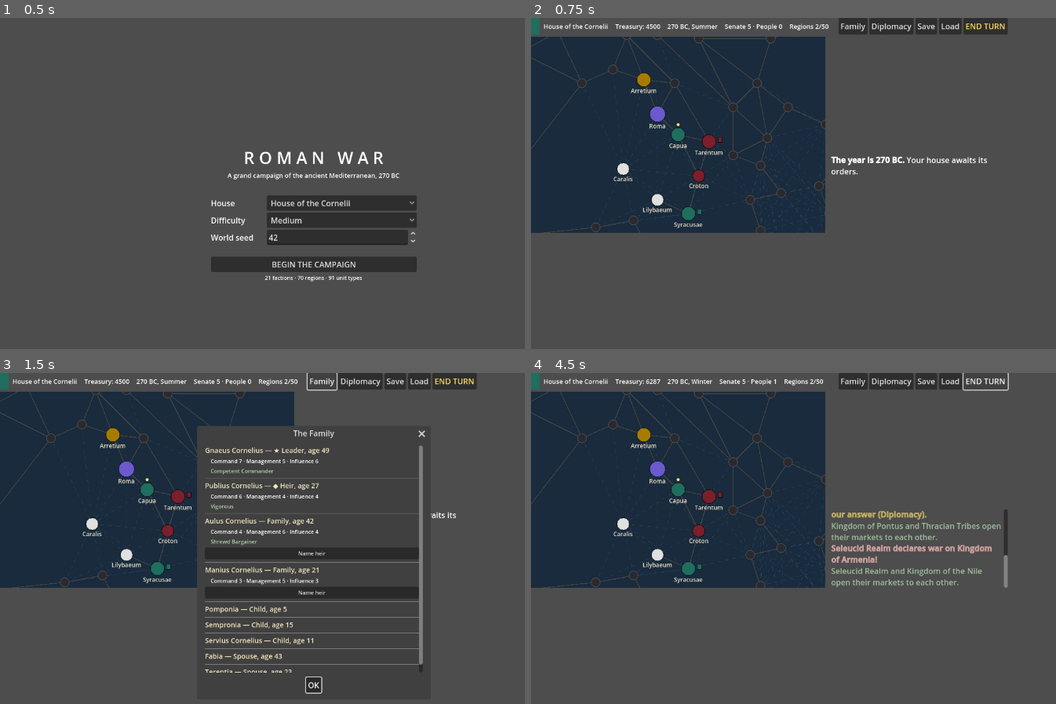
Above: before the commit, frames 1-4 (two rows, left to right).
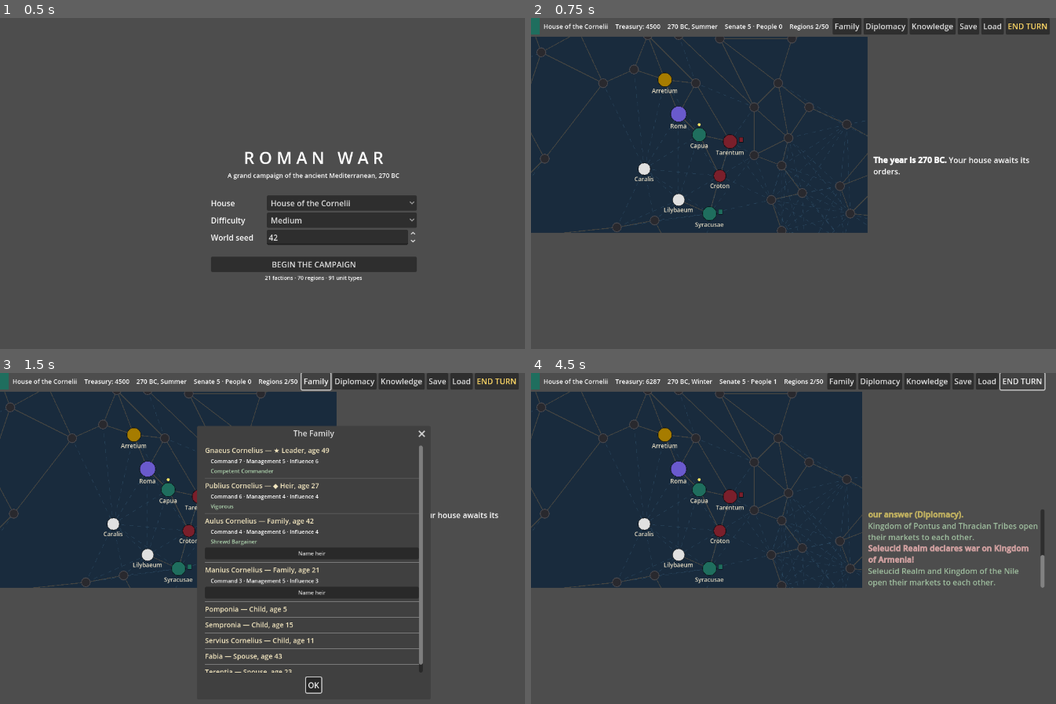
Above: after the commit, the same moments.

Repository: zhynek/Roman-War
Game: Godot game, scene res://src/ui/main.tscn
The game is run twice, just before and just after one commit, with the same random seed, the same clock (stepped at 60 frames per second) and the same inputs.
Inputs (mouse positions are in pixels of both pictures, inside the frame that each line leads up to):
- Up to frame 1 (0.5 s): no input
- Up to frame 2 (0.75 s): click "BEGIN THE CAMPAIGN" at 0.5 s
- Up to frame 3 (1.5 s): click "Family" at 1.25 s
- Up to frame 4 (4.5 s): click "Diplomacy" at 2 s; click (935, 382) at 2.75 s, where only the run after the commit has a clickable "Knowledge"; click "OK" at 3.5 s; click "END TURN" at 4.25 s

Frame 1 is identical in both runs. In frame 2, 9.7% of the frame differs, in the area x 0-99%, y 0-65%; in frame 3, 4.7%; in frame 4, 10%.

Commit message:
Knowledge scroll, report news, and the spy's steal-craft action
New KnowledgePanel (bar button 'Knowledge'): reform pressure with its live
military discount, programs in progress, crafts known of — priced, gated
with a human-readable wants line, adopt button, and each craft's
historical_basis prose — and the practiced list with effect summaries.
Turn log: own adoptions (crisis-colored under reform pressure), own
originations, word arriving from foreign courts; foreign courts' completed
adoptions appear as world news (half-built programs stay secret — that is
what spies are for). Region panel: a spy standing in a foreign city offers
'Steal the craft' with exposed odds over the owner's practiced-but-unknown
techniques. UI smoke test opens the scroll. 145 tests green, clean boot.

Diff:
--- a/src/ui/campaign_screen.gd
+++ b/src/ui/campaign_screen.gd
@@ -13,6 +13,7 @@
 var region_panel: RegionPanel
 var family_panel: FamilyPanel
 var diplomacy_panel: DiplomacyPanel
+var knowledge_panel: KnowledgePanel
 var report_log: RichTextLabel
 var top_labels := {}
 var top_swatch: ColorRect
@@ -63,6 +64,7 @@
 	region_panel.scout_requested.connect(_scout_order)
 	region_panel.assassinate_requested.connect(_assassinate_order)
 	region_panel.bribe_requested.connect(_bribe_order)
+	region_panel.steal_requested.connect(_steal_order)
 	scroll.add_child(region_panel)
 
 	report_log = RichTextLabel.new()
@@ -78,6 +80,10 @@
 	diplomacy_panel = DiplomacyPanel.new()
 	diplomacy_panel.stance_changed.connect(refresh)
 	add_child(diplomacy_panel)
+
+	knowledge_panel = KnowledgePanel.new()
+	knowledge_panel.knowledge_changed.connect(refresh)
+	add_child(knowledge_panel)
 
 	_log("[b]The year is 270 BC.[/b] Your house awaits its orders.")
 	# Centering must wait for the first layout, or it centers on the map's
@@ -104,6 +110,7 @@
 	bar.add_child(_spacer())
 	bar.add_child(_bar_button("Family", func(): family_panel.open_for(game)))
 	bar.add_child(_bar_button("Diplomacy", func(): diplomacy_panel.open_for(game)))
+	bar.add_child(_bar_button("Knowledge", func(): knowledge_panel.open_for(game)))
 	bar.add_child(_bar_button("Save", _save_game))
 	bar.add_child(_bar_button("Load", _load_game))
 	var end_turn := _bar_button("END TURN", _end_turn)
@@ -219,6 +226,20 @@
 				% target["name"])
 		elif result.get("attempted", false):
 			_log("The attempt on %s failed; our man slipped away." % target["name"])
+		refresh())
+
+
+func _steal_order(agent_id: String, technique_id: String) -> void:
+	var technique_name: String = game.data.techniques.get(technique_id, {}).get("name", technique_id)
+	_confirm("Send our informer after the secrets of %s? Failure may cost us the man." % technique_name, func():
+		var result := game.agent_steal_technique(agent_id, technique_id)
+		if result.get("success", false):
+			_log("[color=#80a0c0][b]The drawings of %s are ours.[/b] Taking it up will come cheaper now (Knowledge).[/color]"
+				% technique_name)
+		elif result.get("agent_lost", false):
+			_log("[color=#e0a060]Our informer was taken copying the secrets of %s.[/color]" % technique_name)
+		elif result.get("attempted", false):
+			_log("Our informer came away empty-handed; the %s secrets are still kept." % technique_name)
 		refresh())
 
 
@@ -404,8 +425,36 @@
 		elif notice.has("ancillary"):
 			detail = " — " + String(game.data.ancillaries.get(notice["ancillary"], {}).get("name", notice["ancillary"]))
 		_log("[color=#80b080]%s: %s%s[/color]" % [String(notice["kind"]).replace("_", " "), who, detail])
+	_log_knowledge_news(report)
 	_log_starved_sieges(report)
 	_log_world_news(report)
+
+
+func _log_knowledge_news(report: Dictionary) -> void:
+	## The player's own court in full; foreign courts only when a craft is
+	## institutionalized (a fleet with boarding bridges is visible to all —
+	## rumors and half-built programs are what spies are for).
+	var player: String = game.state["player_faction"]
+	for event in report["knowledge"]:
+		var technique_name: String = game.data.techniques.get(event.get("technique", ""), {}).get("name", event.get("technique", ""))
+		var faction_id := String(event.get("faction", ""))
+		match String(event.get("kind", "")):
+			"technique_adopted":
+				if faction_id == player:
+					var crisis: bool = float(game.state["factions"][player].get("reform_pressure", 0.0)) > 0.0
+					var color := "#e0a060" if crisis else "#c0b060"
+					_log("[color=%s][b]Our craftsmen now practice %s.[/b][/color]" % [color, technique_name])
+				else:
+					_log("[color=#9090d0]%s now practices %s.[/color]"
+						% [_faction_name(faction_id), technique_name])
+			"technique_originated":
+				if faction_id == player:
+					_log("[color=#c0b060][b]Our own people have devised %s![/b][/color] The court may take it up (Knowledge)."
+						% technique_name)
+			"technique_spread":
+				if faction_id == player:
+					_log("[color=#80a0c0]Word of %s reaches our court from %s (Knowledge).[/color]"
+						% [technique_name, _faction_name(String(event.get("from", "")))])
 
 
 func _log_starved_sieges(report: Dictionary) -> void:
--- /dev/null
+++ b/src/ui/panels/knowledge_panel.gd
@@ -0,0 +1,165 @@
+class_name KnowledgePanel
+extends AcceptDialog
+## The knowledge scroll: what the house practices, what its craftsmen are
+## institutionalizing, and what its court merely knows of — each with the
+## price of taking it up and the true story the craft is drawn from. Reads
+## Game.technique_overview(); acting goes through Game.begin_adoption.
+
+signal knowledge_changed
+
+const DOMAIN_NAMES := {
+	"military_engineering": "Military Engineering", "naval": "Seacraft",
+	"agrarian": "Husbandry", "hydraulic_civic": "Waters & Works",
+	"metallurgy_craft": "Metal & Craft", "medicine": "Medicine",
+	"scholarship_statecraft": "Scholarship & Statecraft",
+	"logistics_trade": "Roads & Trade",
+}
+
+var game: Game
+var _content: VBoxContainer
+
+
+func _init() -> void:
+	title = "Knowledge of the Age"
+	min_size = Vector2i(520, 560)
+	var scroll := ScrollContainer.new()
+	scroll.custom_minimum_size = Vector2(490, 500)
+	_content = VBoxContainer.new()
+	_content.size_flags_horizontal = Control.SIZE_EXPAND_FILL
+	scroll.add_child(_content)
+	add_child(scroll)
+
+
+func open_for(current_game: Game) -> void:
+	game = current_game
+	_rebuild()
+	popup_centered()
+
+
+func _rebuild() -> void:
+	for child in _content.get_children():
+		_content.remove_child(child)
+		child.queue_free()
+
+	var overview := game.technique_overview()
+	var pressure := float(overview["reform_pressure"])
+	if pressure > 0.0:
+		var ratio := KnowledgeRules.pressure_ratio(game.data,
+			game.state["factions"][game.state["player_faction"]])
+		_line("Reform pressure: %.1f — defeat argues for new arms (military crafts %d%% cheaper)"
+			% [pressure, int(round(ratio * float(game.data.balance["knowledge"]["reform_military_discount_pct_at_max"])))],
+			14, Color(0.9, 0.6, 0.5))
+		_content.add_child(HSeparator.new())
+
+	var adopted: Array = []
+	var adopting: Array = []
+	var aware: Array = []
+	for entry in overview["entries"]:
+		match String(entry["stage"]):
+			"adopted": adopted.append(entry)
+			"adopting": adopting.append(entry)
+			_: aware.append(entry)
+
+	if not adopting.is_empty():
+		_line("Being taken up", 15, Color(0.95, 0.9, 0.75))
+		for entry in adopting:
+			_line("%s — %s" % [entry["name"], _domain_name(entry)], 13, Color(0.85, 0.8, 0.6))
+			_line("    %d season%s remain" % [int(entry["progress"]), "" if int(entry["progress"]) == 1 else "s"],
+				11, Color(0.7, 0.7, 0.7))
+		_content.add_child(HSeparator.new())
+
+	_line("Known of (%d)" % aware.size(), 15, Color(0.95, 0.9, 0.75))
+	if aware.is_empty():
+		_line("    Nothing new has reached this court. Trade, scholarship, war and spies all carry word.",
+			11, Color(0.6, 0.6, 0.6))
+	var busy := not adopting.is_empty()
+	var treasury := int(game.state["factions"][game.state["player_faction"]]["treasury"])
+	for entry in aware:
+		_build_aware_entry(entry, busy, treasury)
+
+	_content.add_child(HSeparator.new())
+	_line("Practiced (%d)" % adopted.size(), 15, Color(0.95, 0.9, 0.75))
+	for entry in adopted:
+		_line("%s — %s" % [entry["name"], _domain_name(entry)], 13, Color(0.7, 0.85, 0.7))
+		var effects := _effects_text(entry["effects"])
+		if effects != "":
+			_line("    " + effects, 11, Color(0.6, 0.75, 0.6))
+
+
+func _build_aware_entry(entry: Dictionary, busy: bool, treasury: int) -> void:
+	_line("%s — %s" % [entry["name"], _domain_name(entry)], 13, Color(0.8, 0.85, 0.95))
+	var effects := _effects_text(entry["effects"])
+	if effects != "":
+		_line("    Would grant: " + effects, 11, Color(0.65, 0.7, 0.8))
+	var cost := int(entry["cost"])
+	var turns := int(entry["turns"])
+	if not bool(entry["ready"]):
+		_line("    Wants: %s" % _prerequisites_text(entry["id"]), 11, Color(0.75, 0.65, 0.55))
+	else:
+		var row := HBoxContainer.new()
+		var adopt := Button.new()
+		adopt.text = "Take it up — %d, %d season%s" % [cost, turns, "" if turns == 1 else "s"]
+		adopt.add_theme_font_size_override("font_size", 11)
+		adopt.disabled = busy or treasury < cost
+		adopt.pressed.connect(func():
+			if bool(game.begin_adoption(String(entry["id"])).get("ok", false)):
+				knowledge_changed.emit()
+				_rebuild())
+		row.add_child(adopt)
+		if busy:
+			var note := Label.new()
+			note.text = "  (one program at a time)"
+			note.add_theme_font_size_override("font_size", 10)
+			note.add_theme_color_override("font_color", Color(0.6, 0.6, 0.6))
+			row.add_child(note)
+		_content.add_child(row)
+	var basis := RichTextLabel.new()
+	basis.bbcode_enabled = true
+	basis.fit_content = true
+	basis.append_text("[i][color=#9a9382]%s[/color][/i]" % String(entry["historical_basis"]))
+	basis.add_theme_font_size_override("normal_font_size", 10)
+	basis.size_flags_horizontal = Control.SIZE_EXPAND_FILL
+	_content.add_child(basis)
+	_content.add_child(HSeparator.new())
+
+
+func _prerequisites_text(technique_id: String) -> String:
+	## Human-readable unmet-wants line, from the data (not the engine's caches —
+	## a static description suffices for the scroll).
+	var technique: Dictionary = game.data.techniques.get(technique_id, {})
+	var prereq: Dictionary = technique.get("prerequisites", {})
+	var wants: Array = []
+	var kind := String(prereq.get("building_kind", ""))
+	if kind != "":
+		wants.append("%s (tier %d)" % [kind.replace("_", " "), int(prereq.get("building_level", 1))])
+	if String(prereq.get("resource", "")) != "":
+		wants.append("the %s trade" % prereq["resource"])
+	if String(prereq.get("hidden_resource", "")) != "":
+		wants.append("lands of %s" % prereq["hidden_resource"])
+	if bool(prereq.get("coastal", false)):
+		wants.append("a coast")
+	for needed in prereq.get("techniques", []):
+		wants.append(String(game.data.techniques.get(needed, {}).get("name", needed)))
+	return ", ".join(wants) if not wants.is_empty() else "nothing more"
+
+
+func _effects_text(effects: Dictionary) -> String:
+	var parts: Array = []
+	var keys: Array = effects.keys()
+	keys.sort()
+	for key in keys:
+		parts.append("%s %s" % [String(key).replace("_", " "), str(effects[key])])
+	return ", ".join(parts)
+
+
+func _domain_name(entry: Dictionary) -> String:
+	return DOMAIN_NAMES.get(String(entry["domain"]), String(entry["domain"]))
+
+
+func _line(text: String, font_size: int, color: Color) -> void:
+	var label := Label.new()
+	label.text = text
+	label.add_theme_font_size_override("font_size", font_size)
+	label.add_theme_color_override("font_color", color)
+	label.autowrap_mode = TextServer.AUTOWRAP_WORD_SMART
+	_content.add_child(label)
--- a/src/ui/panels/region_panel.gd
+++ b/src/ui/panels/region_panel.gd
@@ -12,6 +12,7 @@
 signal scout_requested(agent_id: String)
 signal assassinate_requested(agent_id: String, target_char_id: String)
 signal bribe_requested(agent_id: String, army_id: String)
+signal steal_requested(agent_id: String, technique_id: String)
 
 var game: Game
 var region_id := ""
@@ -298,6 +299,7 @@
 		"spy":
 			if game.state["settlements"].has(region_id):
 				_action_button("Scout the settlement", func(): scout_requested.emit(agent_id))
+				_build_steal_options(agent_id, agent)
 		"assassin":
 			var targets: Array = []
 			var char_ids: Array = game.state["characters"].keys()
@@ -334,6 +336,33 @@
 					func(): bribe_requested.emit(agent_id, army_id))
 
 
+func _build_steal_options(agent_id: String, agent: Dictionary) -> void:
+	## Crafts the city's owner practices and our court has never heard of —
+	## the spy can bring the drawings home, with the odds shown up front.
+	var owner: String = game.state["settlements"][region_id]["owner"]
+	var player: String = game.state["player_faction"]
+	if owner == player:
+		return
+	var ours: Dictionary = game.state["factions"][player].get("knowledge", {})
+	var theirs: Dictionary = game.state["factions"].get(owner, {}).get("knowledge", {})
+	var stealable: Array = []
+	var tids: Array = theirs.keys()
+	tids.sort()
+	for tid in tids:
+		if String(theirs[tid].get("stage", "")) == "adopted" and not ours.has(tid):
+			stealable.append(tid)
+	if stealable.is_empty():
+		return
+	var odds := AgentRules.steal_chance(game.data, game.state, agent)
+	var picker := OptionButton.new()
+	for tid in stealable:
+		picker.add_item(String(game.data.techniques.get(tid, {}).get("name", tid)))
+	add_child(picker)
+	_action_button("Steal the craft (%d%%)" % int(round(odds * 100)), func():
+		if picker.selected >= 0:
+			steal_requested.emit(agent_id, stealable[picker.selected]))
+
+
 ## --- Small builders -------------------------------------------------------
 
 func _header(text: String, font_size: int, color: Color = Color(0.95, 0.9, 0.75)) -> void:
--- a/tests/test_ui_smoke.gd
+++ b/tests/test_ui_smoke.gd
@@ -69,6 +69,11 @@
 	screen.family_panel.open_for(game)
 	t.check(screen.family_panel._content.get_child_count() > 0, "family listed")
 	screen.family_panel.hide()
+
+	# The knowledge scroll opens with the Roman endowment already practiced.
+	screen.knowledge_panel.open_for(game)
+	t.check(screen.knowledge_panel._content.get_child_count() > 0, "knowledge scroll populated")
+	screen.knowledge_panel.hide()
 
 	screen.free()
 
Not shown, added: src/ui/panels/knowledge_panel.gd.uid
